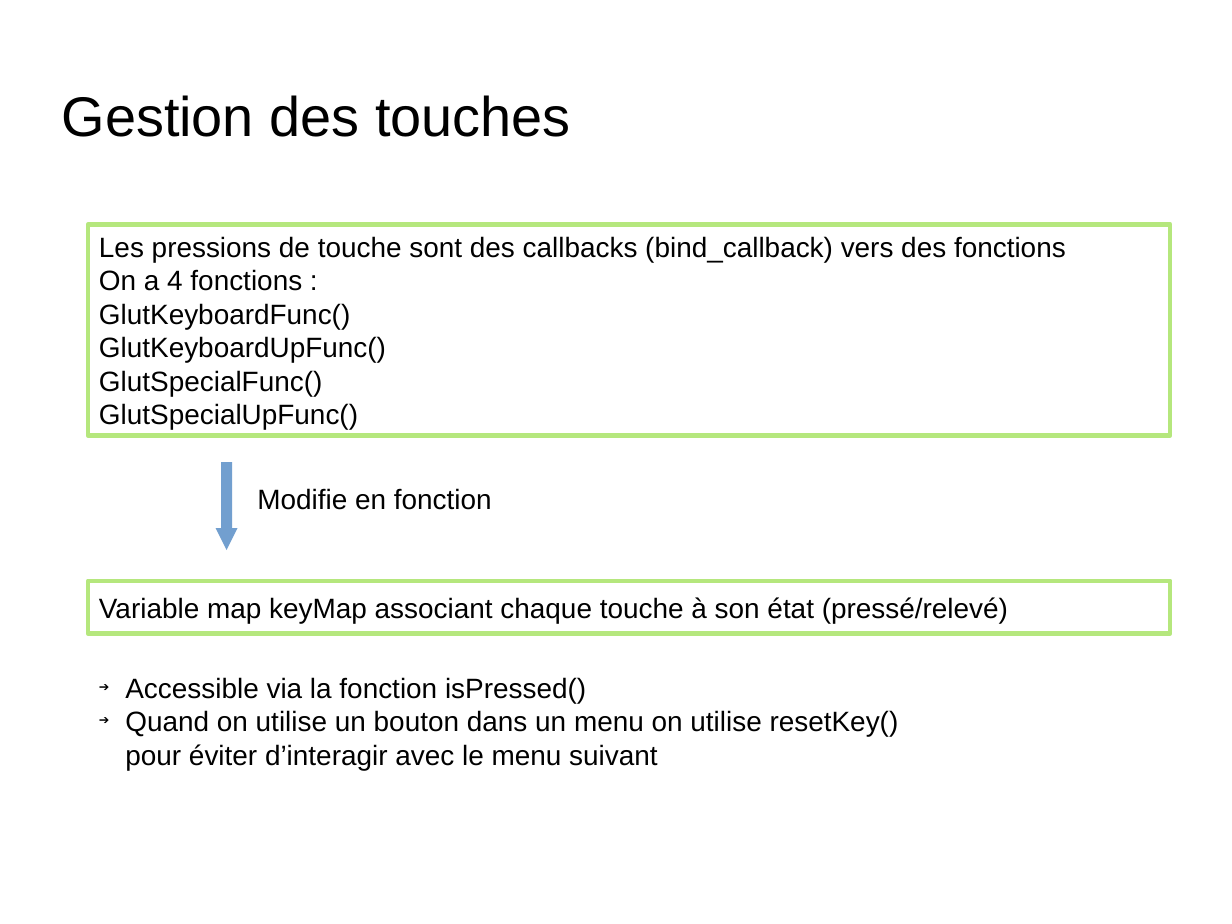
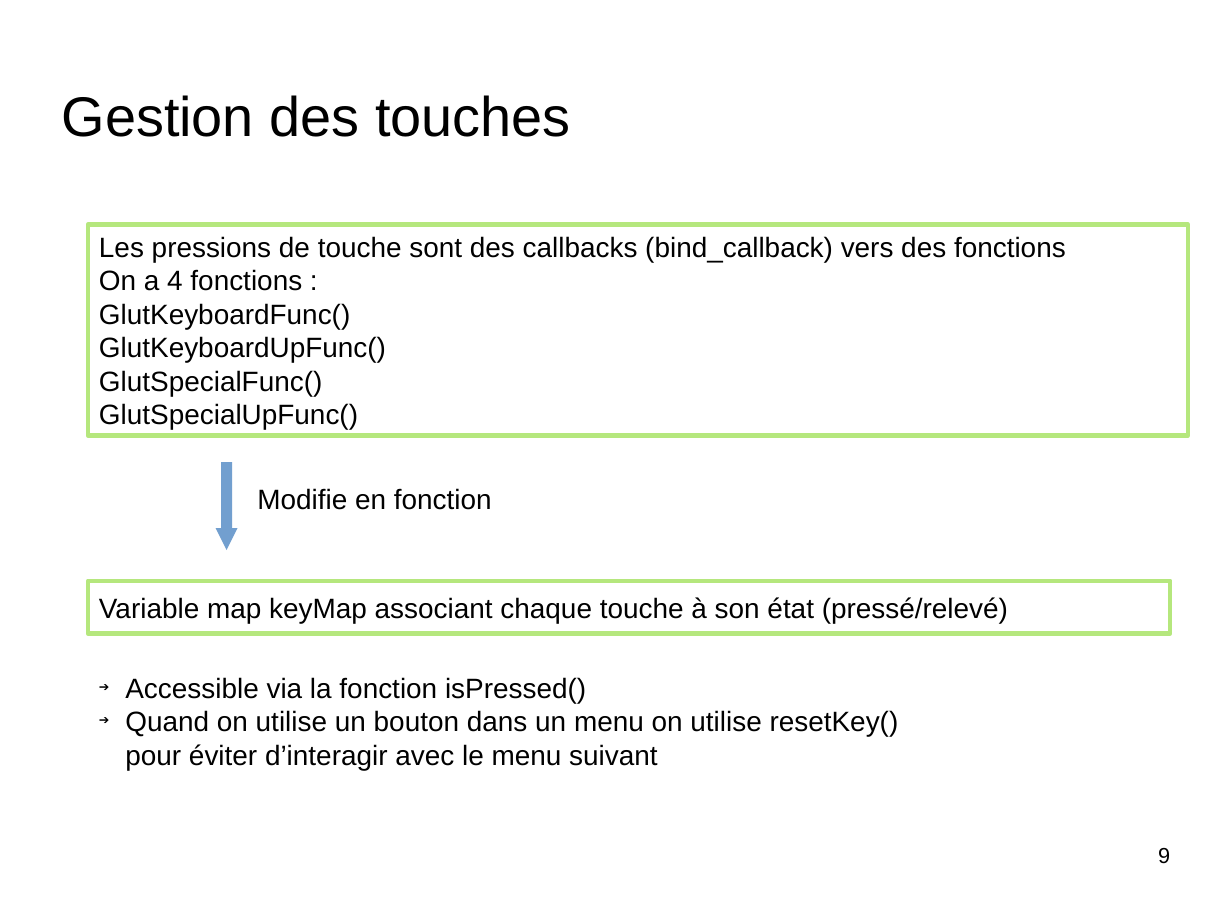
Before and after one commit to nponsard/G2_G4_Bennacer_Lesbros_MathieuDrif_Ponsard_Tritz, a slide deck: slide 9 of docs/Presentation.odp (slide 11 before the commit). Drawn at 1232x924 pixels with LibreOffice and Linux fonts; fonts in the diff are those of the drawing; background and template pictures are left out. Boxes give left, top, right and bottom in pixels: in the first picture for what was removed or moved away, otherwise in the second. Text is boxed around its words. In the diff, an @@ line names an element or a change of style, - is before the commit and + after.

```diff
--- a/docs/Presentation.odp
+++ b/docs/Presentation.odp
@@ rectangle "Les pressions de touche sont ...": place and size @@
-rectangle "Les pressions de touche sont ..." at [88,225,1172,436]
+rectangle "Les pressions de touche sont ..." at [88,225,1188,436]
@@ page number added at [1158,848,1170,864], 14 pt, text #000000 @@
+9
```
Also in this commit, not shown: 7 other slides changed, 4 slides added, 6 slides removed.
